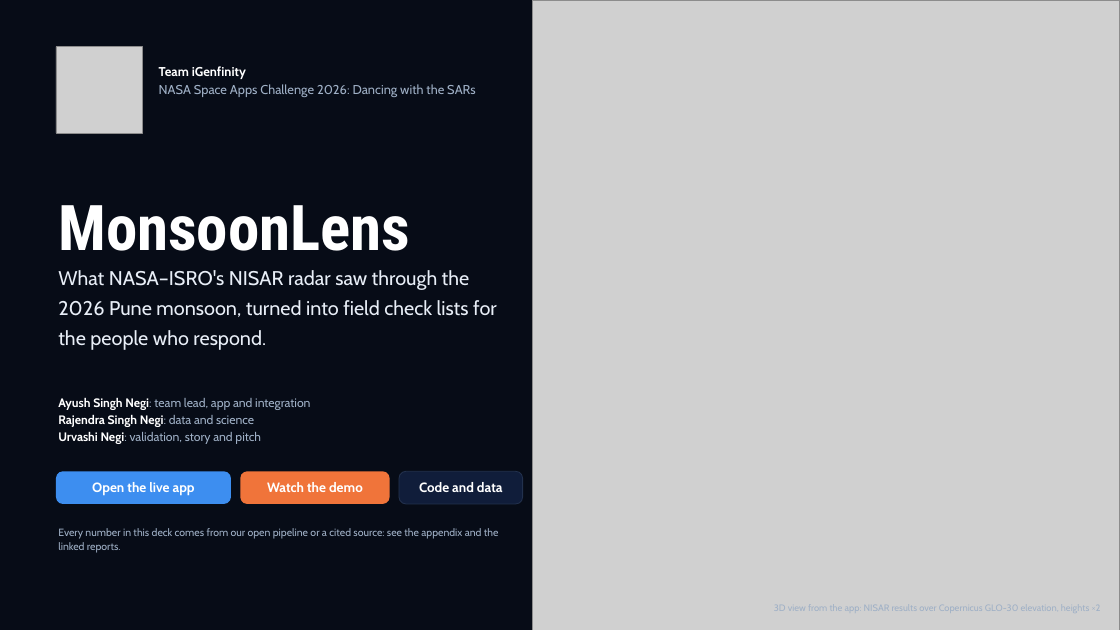
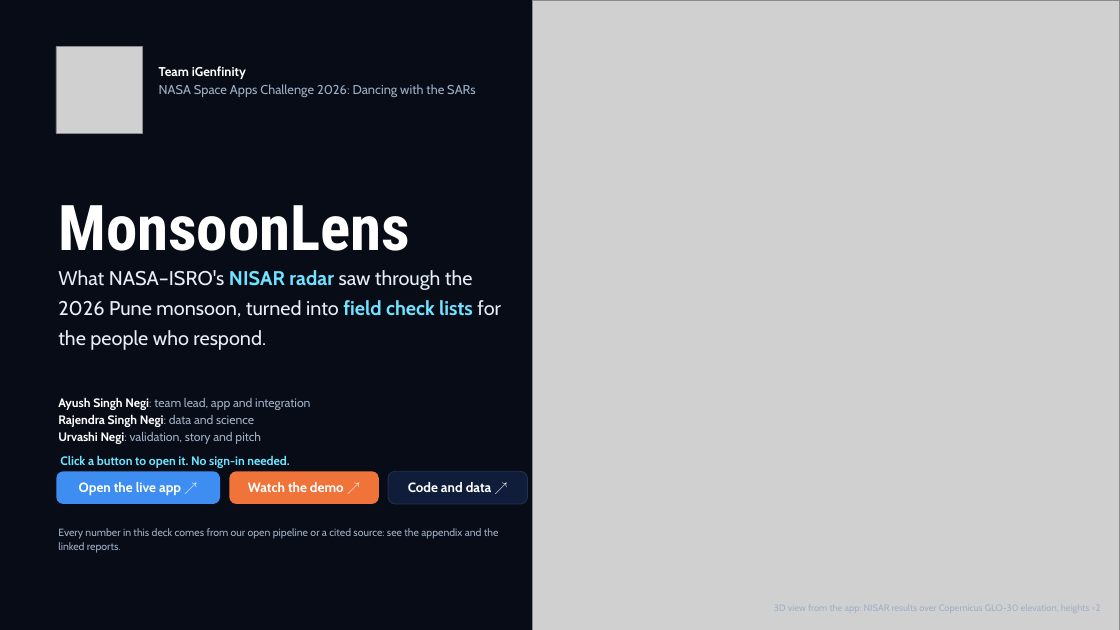
Before and after one commit to AyushSinghNegi/dancing-with-the-sars, a slide deck: slide 1 of deliverables/deck/MonsoonLens_Deck.pptx. Drawn at 1120x630 pixels with LibreOffice and Linux fonts; fonts in the diff are those of the drawing; grey boxes stand for pictures. Boxes give left, top, right and bottom in pixels: in the first picture for what was removed or moved away, otherwise in the second. Text is boxed around its words. In the diff, an @@ line names an element or a change of style, - is before the commit and + after.

```diff
--- a/deliverables/deck/MonsoonLens_Deck.pptx
+++ b/deliverables/deck/MonsoonLens_Deck.pptx
@@ text "What NASA–ISRO's NISAR radar saw ..." at box(58, 270, 501, 350): text colour #E8EEF7 to #6FE3FF, bold on in "NISAR radar field check lists" @@
@@ rounded rectangle "Open the live app ↗": place and size @@
-rounded rectangle "Open the live app ↗" at box(56, 471, 231, 504)
+rounded rectangle "Open the live app ↗" at box(56, 471, 220, 504)
@@ text added at box(60, 456, 289, 468), 10.5 pt, text #6FE3FF, bold @@
+Click a button to open it. No sign-in needed.
@@ rounded rectangle "Watch the demo ↗": place and size @@
-rounded rectangle "Watch the demo ↗" at box(240, 471, 390, 504)
+rounded rectangle "Watch the demo ↗" at box(229, 471, 379, 504)
@@ rounded rectangle "Code and data ↗": place and size @@
-rounded rectangle "Code and data ↗" at box(399, 471, 523, 504)
+rounded rectangle "Code and data ↗" at box(388, 471, 528, 504)
@@ text in rounded rectangle at box(79, 482, 181, 496): text changed @@
-Open the live app
+Open the live app ↗
@@ text in rounded rectangle at box(248, 482, 344, 492): text changed @@
-Watch the demo
+Watch the demo ↗
@@ text in rounded rectangle at box(408, 482, 492, 492): text changed @@
-Code and data
+Code and data ↗
```
Also in this commit, not shown: 6 other slides changed, 1 other file.
